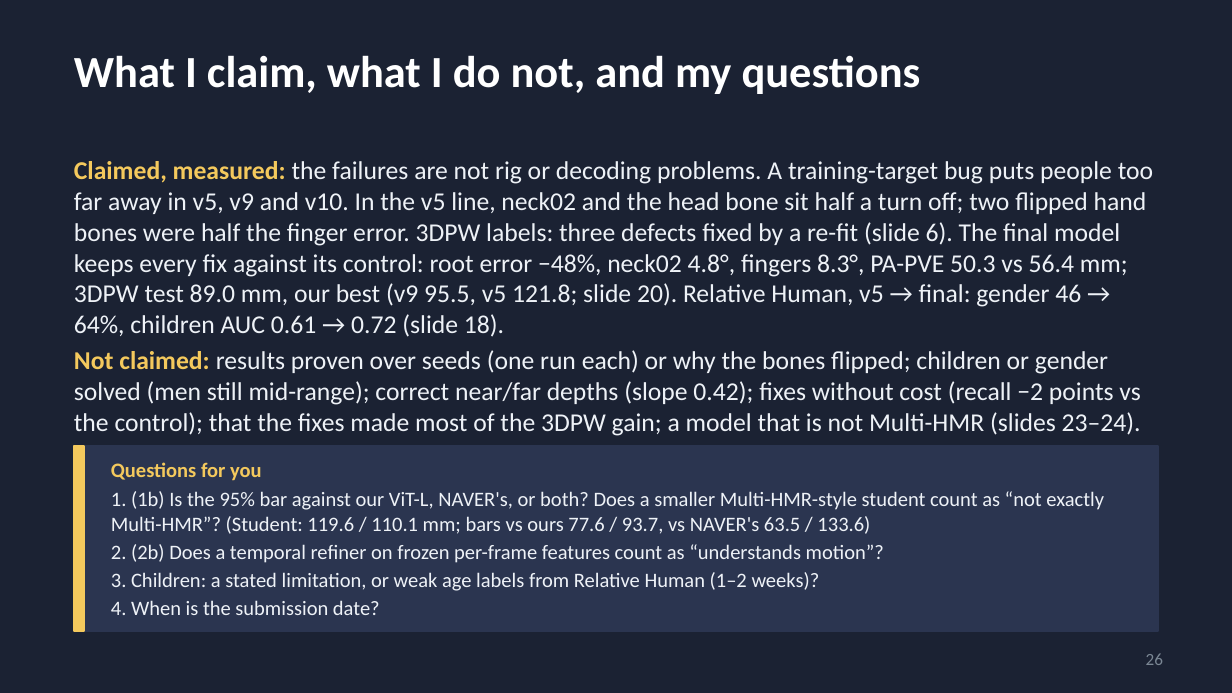
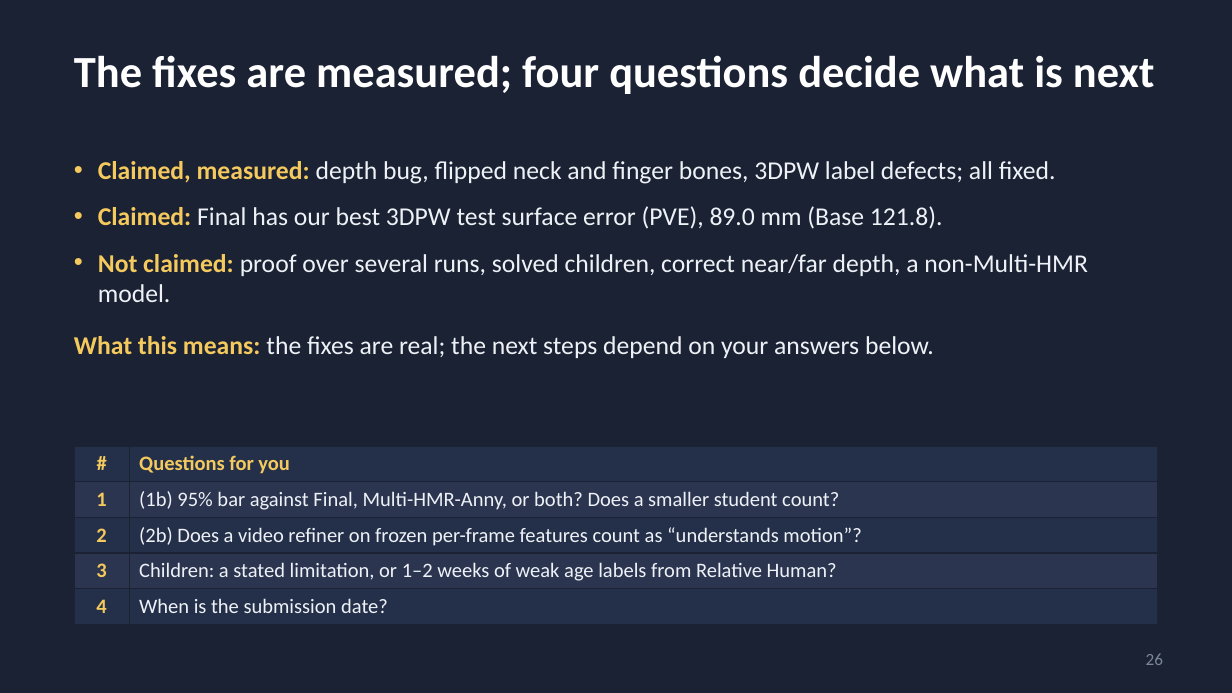
Before and after one commit to saadnajib/Multi-Person-Whole-Body-Human-Mesh-Recovery-in-a-Single-Shot-with-Annyone-dataset-and-3dpw-dataset, a slide deck: slide 26 of docs/supervisor_update_2026-10-19.pptx. Drawn at 1232x693 pixels with LibreOffice and Linux fonts; fonts in the diff are those of the drawing. Boxes give left, top, right and bottom in pixels: in the first picture for what was removed or moved away, otherwise in the second. Text is boxed around its words. In the diff, an @@ line names an element or a change of style, - is before the commit and + after.

```diff
--- a/docs/supervisor_update_2026-10-19.pptx
+++ b/docs/supervisor_update_2026-10-19.pptx
@@ title at bbox=[74, 55, 1154, 94]: text changed @@
-What I claim, what I do not, and my questions
+The fixes are measured; four questions decide what is next
@@ text at bbox=[74, 161, 1088, 358]: text changed @@
-Claimed, measured: the failures are not rig or decoding problems. A training-target bug puts people too far away in v5, v9 and v10. In the v5 line, neck02 and the head bone sit half a turn off; two flipped hand bones were half the finger error. 3DPW labels: three defects fixed by a re-fit (slide 6). The final model keeps every fix against its control: root error −48%, neck02 4.8°, fingers 8.3°, PA-PVE 50.3 vs 56.4 mm; 3DPW test 89.0 mm, our best (v9 95.5, v5 121.8; slide 20). Relative Human, v5 → final: gender 46 → 64%, children AUC 0.61 → 0.72 (slide 18).
-Not claimed: results proven over seeds (one run each) or why the bones flipped; children or gender solved (men still mid-range); correct near/far depths (slope 0.42); fixes without cost (recall −2 points vs the control); that the fixes made most of the 3DPW gain; a model that is not Multi-HMR (slides 23–24).
+• Claimed, measured: depth bug, flipped neck and finger bones, 3DPW label defects; all fixed.
+• Claimed: Final has our best 3DPW test surface error (PVE), 89.0 mm (Base 121.8).
+• Not claimed: proof over several runs, solved children, correct near/far depth, a non-Multi-HMR model.
+What this means: the fixes are real; the next steps depend on your answers below.
@@ rectangle removed at bbox=[74, 446, 1158, 631] @@
@@ rectangle removed at bbox=[74, 446, 84, 631] @@
@@ table added at bbox=[74, 446, 1158, 617], 5 rows, 2 columns @@
+# | Questions for you
+1 | (1b) 95% bar against Final, Multi-HMR-Anny, or both? Does a smaller student count?
+2 | (2b) Does a video refiner on frozen per-frame features count as “understands motion”?
+3 | Children: a stated limitation, or 1–2 weeks of weak age labels from Relative Human?
+4 | When is the submission date?
@@ text removed at bbox=[111, 462, 1104, 615] @@
-Questions for you
-1. (1b) Is the 95% bar against our ViT-L, NAVER's, or both? Does a smaller Multi-HMR-style student count as “not exactly Multi-HMR”? (Student: 119.6 / 110.1 mm; bars vs ours 77.6 / 93.7, vs NAVER's 63.5 / 133.6)
-2. (2b) Does a temporal refiner on frozen per-frame features count as “understands motion”?
-3. Children: a stated limitation, or weak age labels from Relative Human (1–2 weeks)?
-4. When is the submission date?
```
Also in this commit, not shown: 28 other slides changed, 3 slides added, 3 slides removed, 4 other files.
